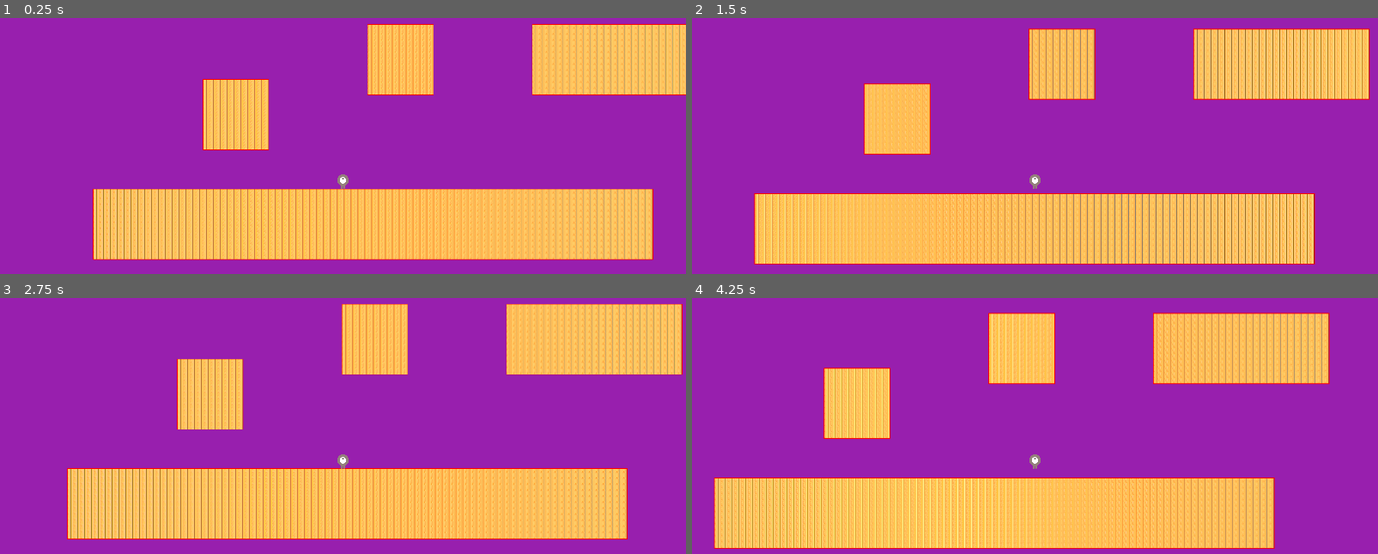
Above: before the commit, frames 1-4 (two rows, left to right).
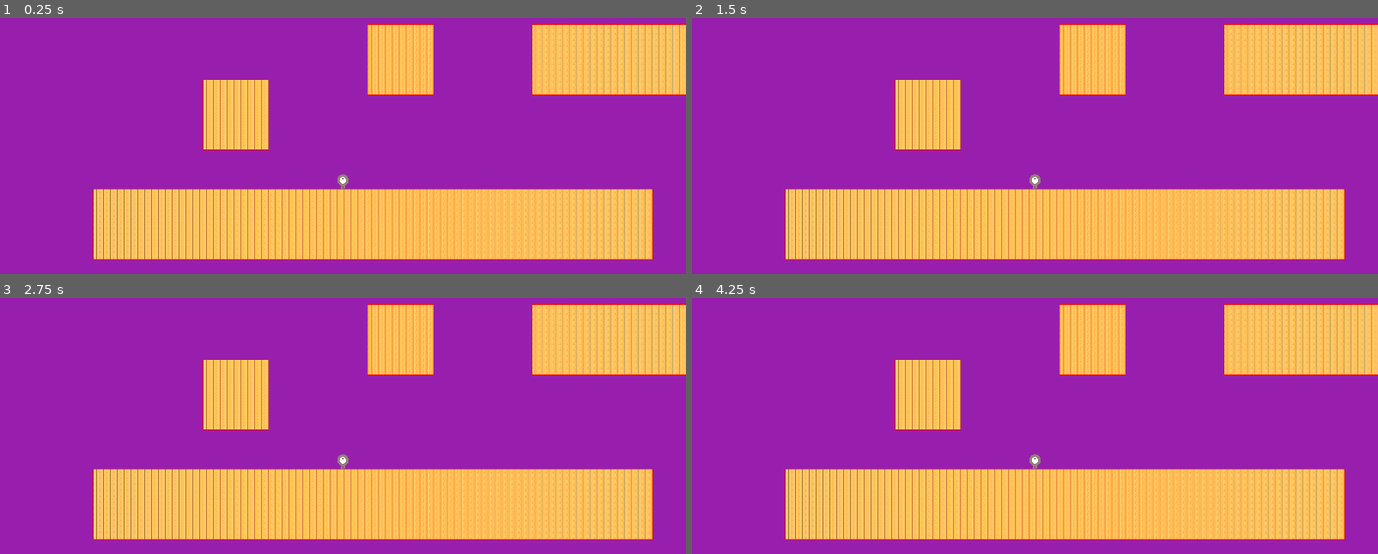
Above: after the commit, the same moments.

Repository: decimatedTomato/GMTK2025
Game: Godot game, scene res://scenes/level.tscn
Two runs of this game, one before a commit and one after it. Both use one fixed random seed, a clock stepped at 60 frames per second and the inputs below.
Inputs:
- Up to frame 1 (0.25 s): no input
- Up to frame 2 (1.5 s): tap Enter (ui_accept) at 0.5, 0.6, 0.77, 1.07, 1.35 s; hold Right (move_right) from 0.53 s (still down)
- Up to frame 3 (2.75 s): tap Enter (ui_accept) at 1.52, 1.82, 2.1 s; release Right (move_right) at 2.03 s; hold Left (move_left) from 2.03 s (still down)
- Up to frame 4 (4.25 s): release Left (move_left) at 2.78 s; hold Right (move_right) from 2.78 s (still down); tap Enter (ui_accept) at 2.85, 3.02, 3.32, 3.6, 3.77, 4.07 s

The runs differ from the first frame. In frame 2, 25% of the frame differs, in the area x 9-100%, y 2-97%; in frame 3, 20%; in frame 4, 35%, in the area x 3-100%, y 2-98%.

Commit message:
moved charchter_body_2d

Diff:
--- a/scenes/character_body_2d.gd
+++ /dev/null
@@ -1,25 +0,0 @@
-extends CharacterBody2D
-
-
-const SPEED = 300.0
-const JUMP_VELOCITY = -400.0
-
-
-func _physics_process(delta: float) -> void:
-	# Add the gravity.
-	if not is_on_floor():
-		velocity += get_gravity() * delta
-
-	# Handle jump.
-	if Input.is_action_just_pressed("ui_accept") and is_on_floor():
-		velocity.y = JUMP_VELOCITY
-
-	# Get the input direction and handle the movement/deceleration.
-	# As good practice, you should replace UI actions with custom gameplay actions.
-	var direction := Input.get_axis("ui_left", "ui_right")
-	if direction:
-		velocity.x = direction * SPEED
-	else:
-		velocity.x = move_toward(velocity.x, 0, SPEED)
-
-	move_and_slide()
--- a/scenes/character_body_2d.tscn
+++ b/scenes/character_body_2d.tscn
@@ -1,6 +1,6 @@
 [gd_scene load_steps=8 format=3 uid="uid://c4k53ba58itnm"]
 
-[ext_resource type="Script" uid="uid://cacdmlhn2b4vo" path="res://scenes/character_body_2d.gd" id="1_ws0vm"]
+[ext_resource type="Script" uid="uid://cacdmlhn2b4vo" path="res://scripts/character_body_2d.gd" id="1_ws0vm"]
 [ext_resource type="Texture2D" uid="uid://dwhut2fxyipmv" path="res://art/Temporary/playerGrey_up1.png" id="2_rhr3r"]
 [ext_resource type="Texture2D" uid="uid://bv6gpkpcy0wrw" path="res://art/Temporary/playerGrey_up2.png" id="3_t53lx"]
 [ext_resource type="Texture2D" uid="uid://bvydpdk5nb5aj" path="res://art/Temporary/playerGrey_walk1.png" id="4_yi2kj"]
Not shown, removed: scenes/character_body_2d.gd.uid
